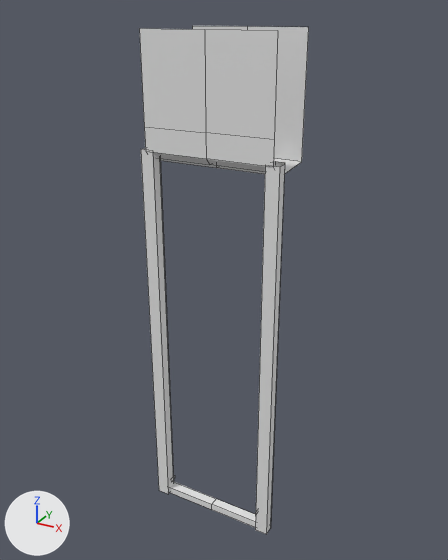
Before and after pictures for a commit that changed the FBX model ShortBurn/Assets/Bram/Models/SM/SM_Wall_07.fbx.
Camera for both pictures: a 50 mm camera at (2.66, -3.67, 4.12) aimed at (0.45, 0.34, 2.12). Arrows for +X, +Y and +Z are at lower left; the lights stay in place. Mesh edges are drawn as thin lines. Where no turn or scale is listed for an object, it has been applied to the vertices.

The first picture shows 'SM_Wall_07'.
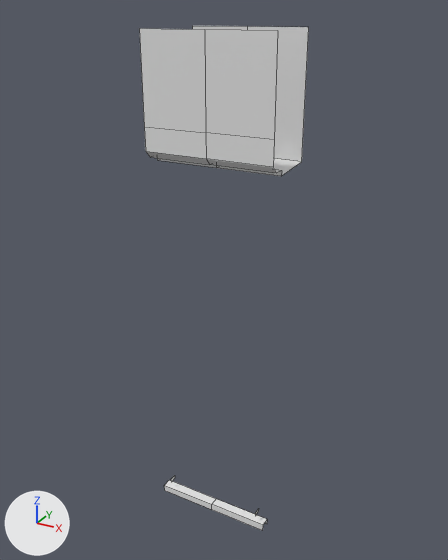
What differs and where, as boxes [x1, y1, x2, y2] in the pictures (448 x 560 px):
'SM_Wall_07', reshaped
    before: [139, 26, 309, 534]
    after: [139, 26, 309, 531]
part 1 of me_plane_053, deleted
    before: [255, 161, 285, 534]
part 2 of me_plane_053, deleted
    before: [141, 148, 174, 494]

Diff of the bpy script that builds the scene:
```diff
--- a/ShortBurn/Assets/Bram/Models/SM/SM_Wall_07.fbx.py
+++ b/ShortBurn/Assets/Bram/Models/SM/SM_Wall_07.fbx.py
@@ me_plane_053 @@
 me_plane_053.from_pydata(...)  # 68 vertices, 34 faces; spans x -0.05..1.05, y 0.0..0.61, z 0.0..4.0
 # used by ob_sm_wall_07; location = (0.0, 0.0, 0.0)
+# me_plane_053 part 1: the loose piece of 12 vertices spanning x 0.95..1.05, y 0.0..0.12, z 0.0..3.18 is deleted
+# me_plane_053 part 2: the loose piece of 12 vertices spanning x -0.05..0.05, y 0.0..0.12, z 0.0..3.18 is deleted
 me_plane_053.materials.append(mat_m_trim01)
```
